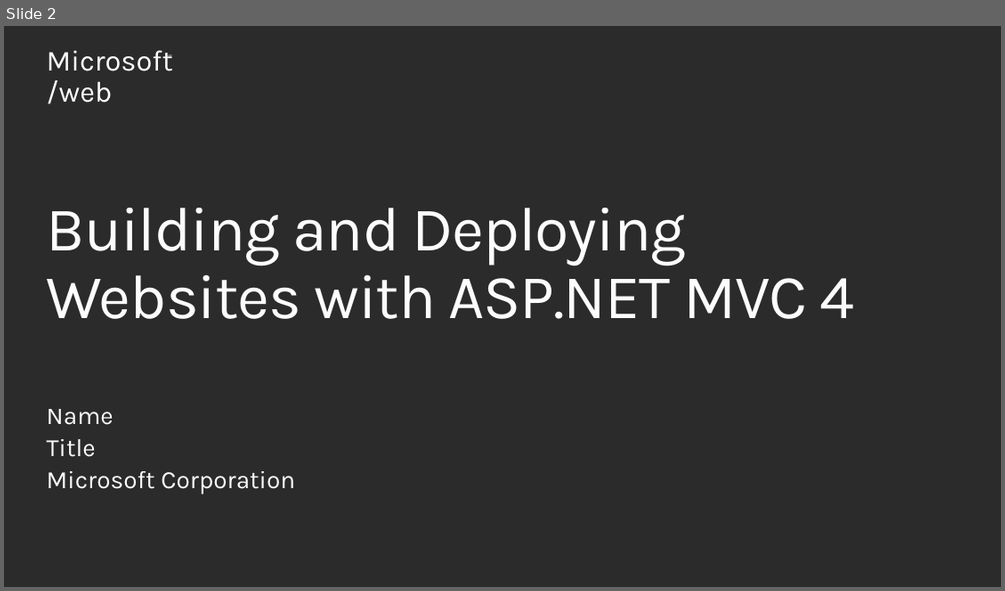
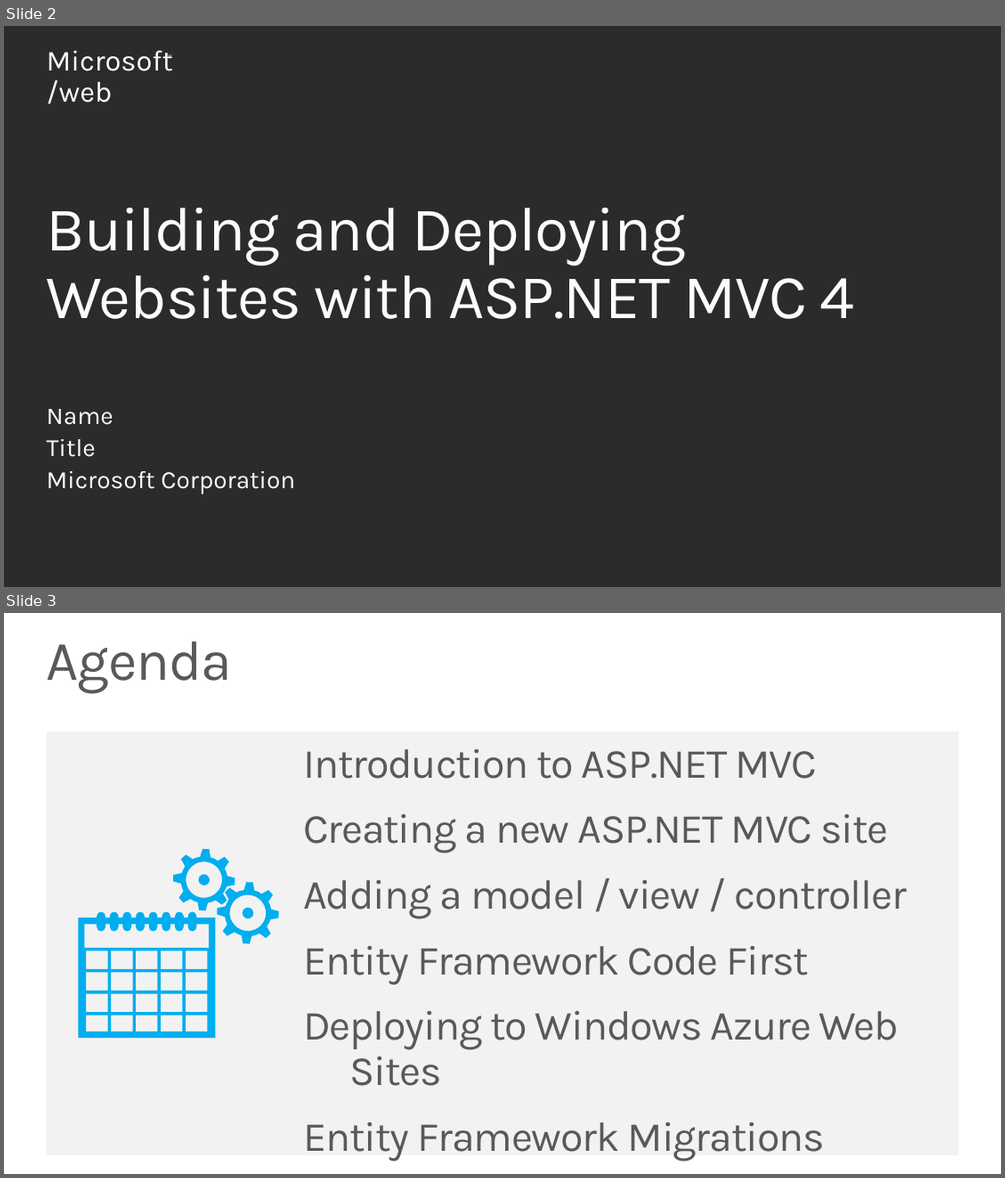
Before and after one commit to Microsoft-Web/PRESENTATION-BuildingDeployingMVC4, a slide deck: BuildingDeployingMVC4.pptx. Shown one above the other, each under a label of ours: slide 2 before the commit, slides 2 and 3 after it. The pictures are 1005x591 and 1005x1178 pixels, drawn with LibreOffice and Linux fonts; fonts in the diff are those of the drawing; background and template pictures are left out; a plain dark background stands for a picture behind light text. Boxes give left, top, right and bottom in pixels: in the first picture for what was removed or moved away, otherwise in the second. Text is boxed around its words. In the diff, an @@ line names an element or a change of style, - is before the commit and + after.

```diff
--- a/BuildingDeployingMVC4.pptx
+++ b/BuildingDeployingMVC4.pptx
@@ slide 3 added at (4,613,1001,1174), background #FFFFFF @@
@@ title added at (47,641,232,693), 54 pt, text #595959 @@
+Agenda
@@ rectangle added at (47,731,958,1155), fill #F2F2F2 @@
@@ text added at (303,749,906,1160), 40 pt, text #595959 @@
+Introduction to ASP.NET MVC
+Creating a new ASP.NET MVC site
+Adding a model / view / controller
+Entity Framework Code First
+Deploying to Windows Azure Web Sites
+Entity Framework Migrations
@@ freeform shape added at (78,849,278,1038), fill #00AEEF @@
```
Also in this commit, not shown: 1 other slide added, 1 slide removed.
